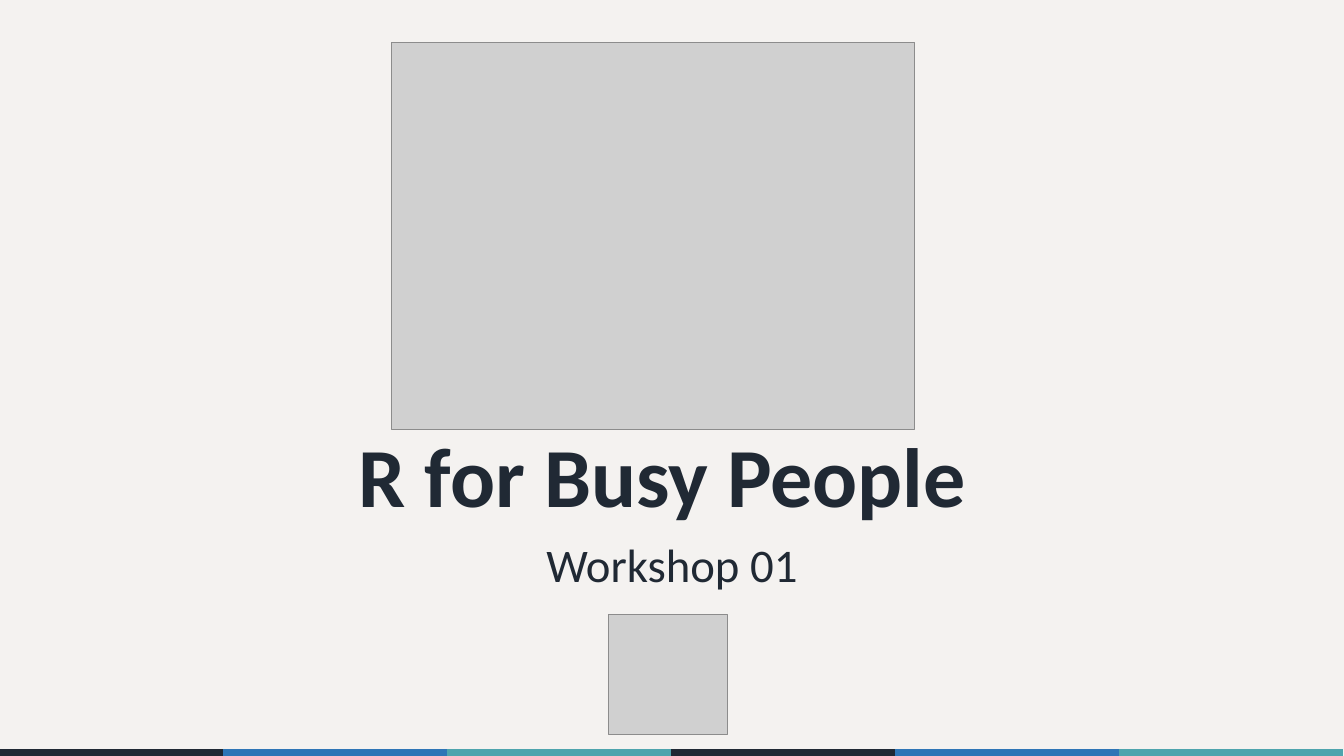
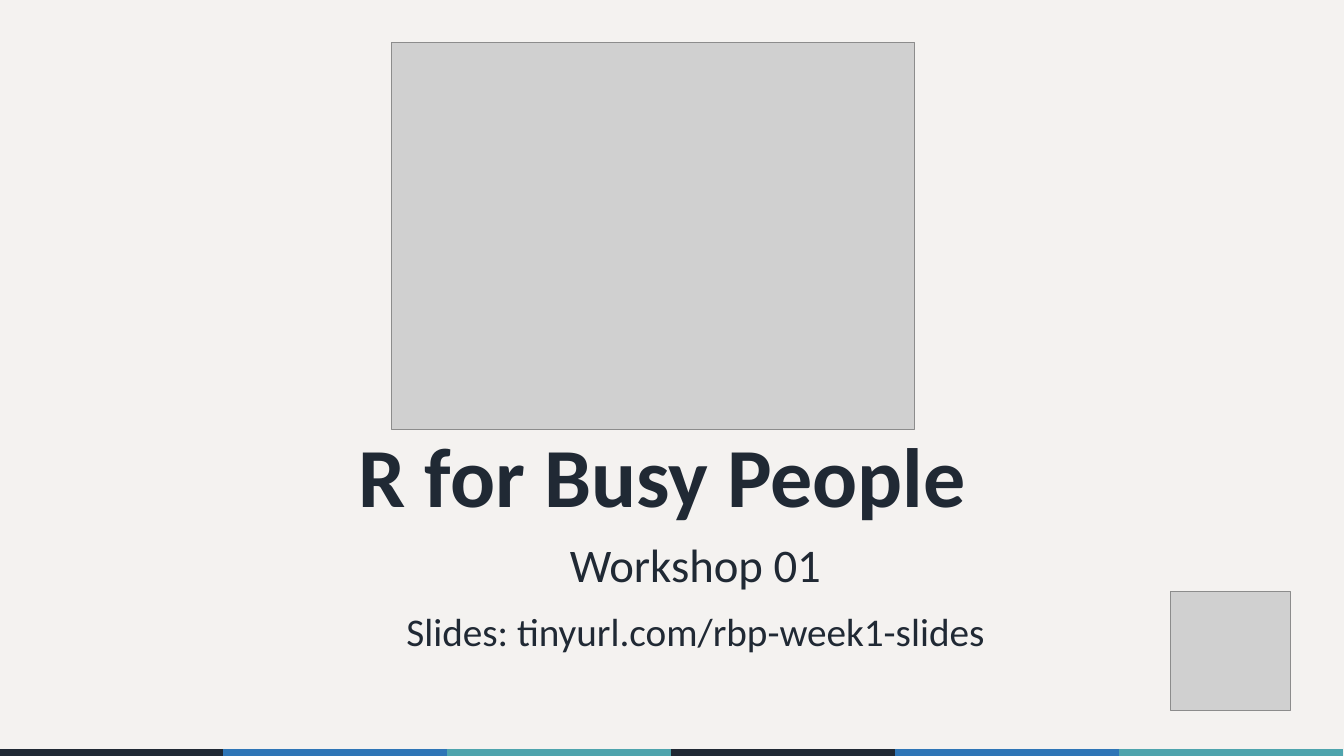
Before and after one commit to the-graph-courses/rbp_cohort_0_materials, a slide deck: slide 1 of week_01/slides/rbp_workshop_01.pptx. Drawn at 1344x756 pixels with LibreOffice and Linux fonts; fonts in the diff are those of the drawing; grey boxes stand for pictures. Boxes give left, top, right and bottom in pixels: in the first picture for what was removed or moved away, otherwise in the second. Text is boxed around its words. In the diff, an @@ line names an element or a change of style, - is before the commit and + after.

```diff
--- a/week_01/slides/rbp_workshop_01.pptx
+++ b/week_01/slides/rbp_workshop_01.pptx
@@ subtitle "Workshop 01": place and size @@
-subtitle "Workshop 01" at [546,549,797,590]
+subtitle "Workshop 01" at [406,549,984,653]
@@ picture: place and size @@
-picture at [608,615,727,734]
+picture at [1172,592,1291,711]
@@ subtitle at [406,618,984,653]: paragraph added @@
+Slides: tinyurl.com/rbp-week1-slides
```
Also in this commit, not shown: 7 other slides changed, 7 slides added, 6 slides removed, 10 other files.
